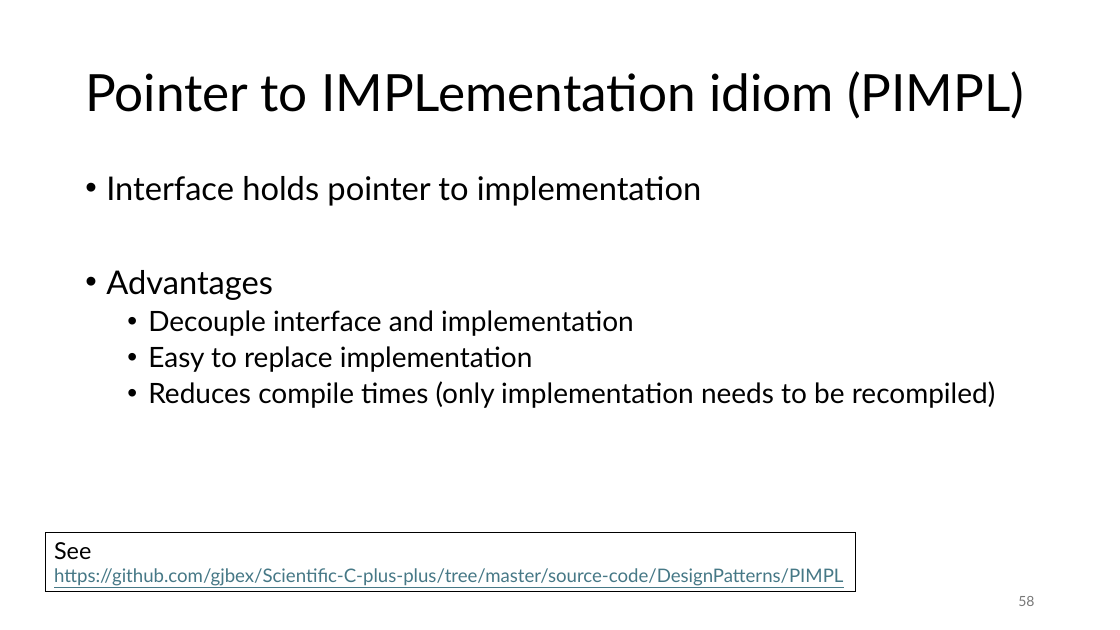
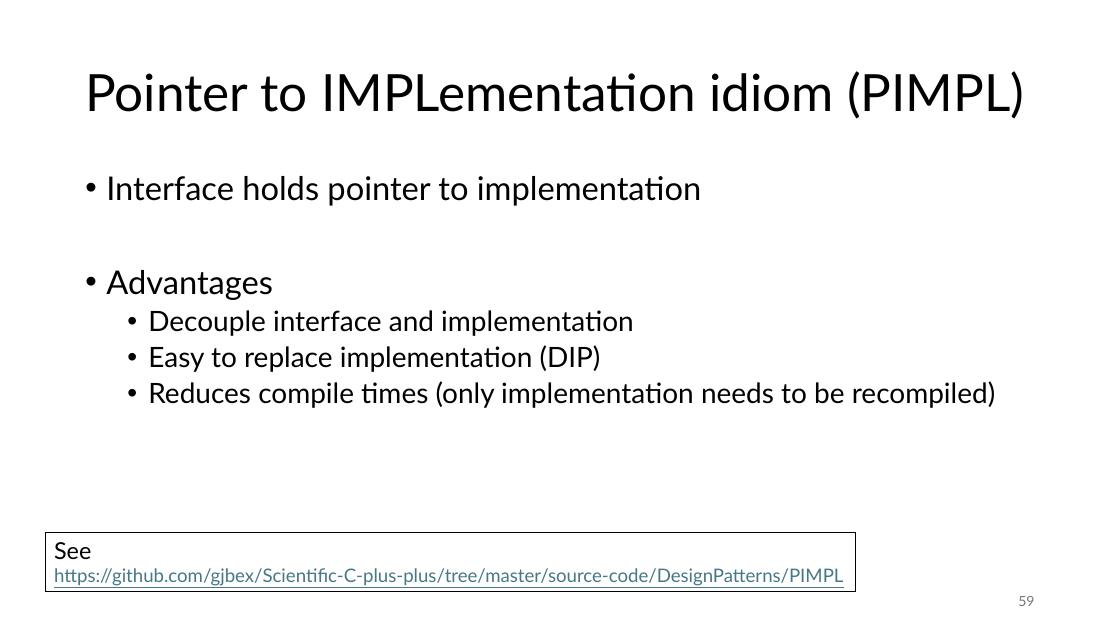
Before and after one commit to gjbex/C-plus-plus-software-engineering, a slide deck: slide 59 of cpp_software_engineering.pptx (slide 58 before the commit). Drawn at 1120x630 pixels with LibreOffice and Linux fonts; fonts in the diff are those of the drawing. Boxes give left, top, right and bottom in pixels: in the first picture for what was removed or moved away, otherwise in the second. Text is boxed around its words. In the diff, an @@ line names an element or a change of style, - is before the commit and + after.

```diff
--- a/cpp_software_engineering.pptx
+++ b/cpp_software_engineering.pptx
@@ text at [148,345,601,372]: text changed @@
-  • Easy to replace implementation
+  • Easy to replace implementation (DIP)
@@ page number at [1018,596,1034,606]: text changed @@
-58
+59
```
Also in this commit, not shown: 1 other slide changed, 1 slide added.
